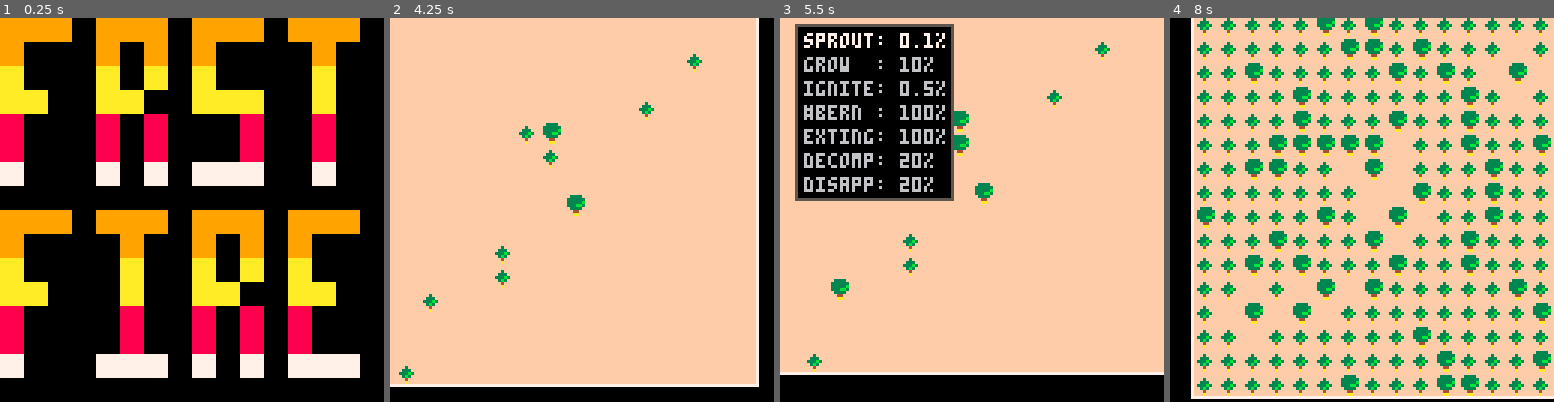
Above: before the commit, frames 1-4 (left to right).
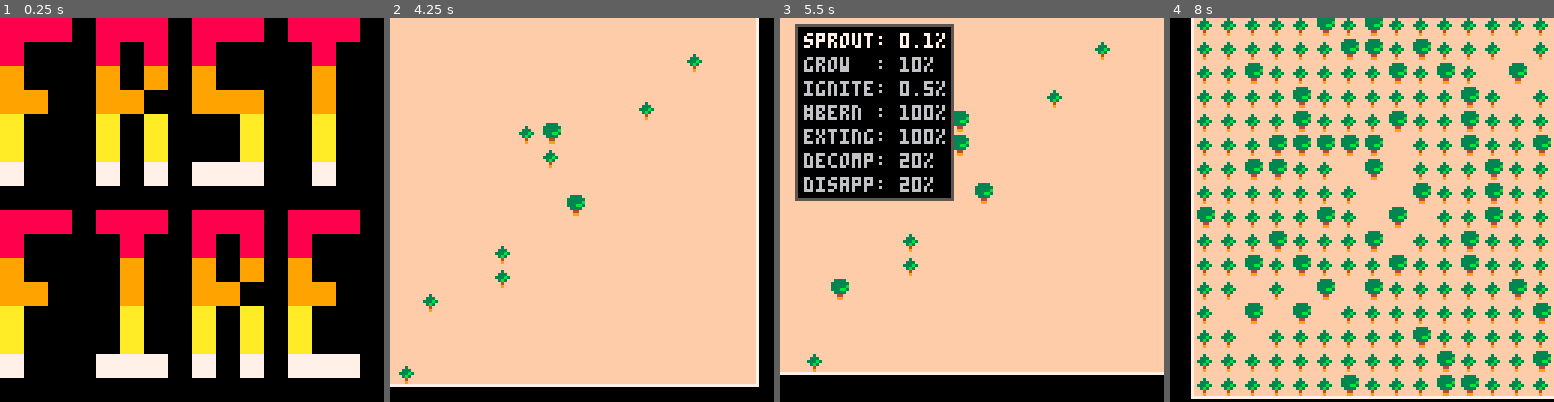
Above: after the commit, the same moments.

Repository: arnodick/castle
Game: PICO-8 cartridge forestfire.p8
The game is run twice, just before and just after one commit, with the same random seed, the same clock (stepped at 60 frames per second) and the same inputs.
Inputs:
- Up to frame 1 (0.25 s): no input
- Up to frame 2 (4.25 s): tap O (Z key) at 0.33, 0.7, 1.43, 2.22, 3.1, 3.98 s; tap X (X key) at 1.07, 2.07, 2.4, 2.73, 3.07, 3.4, 3.73, 4.07 s; hold Left 1.97-2.37 s; hold Down 2.42-2.82 s; hold Right 2.87-3.53 s; hold Up 3.58-4.08 s; hold Right from 4.13 s (still down)
- Up to frame 3 (5.5 s): tap X (X key) every 0.33 s from 4.4 to 5.4 s; release Right at 4.53 s; hold Down 4.58-5.08 s; tap O (Z key) at 4.87 s; hold Left from 5.13 s (still down)
- Up to frame 4 (8 s): tap X (X key) every 0.33 s from 5.73 to 7.73 s; tap O (Z key) at 5.75, 6.63, 7.52 s; release Left at 5.8 s; hold Up 5.85-6.18 s; hold Left 6.23-6.63 s; hold Down 6.68-7.08 s; hold Right 7.13-7.8 s; hold Up from 7.85 s (still down)

The runs differ from the first frame. In frame 1, 31% of the frame differs, in the area x 0-94%, y 0-88%; in frame 2, less than 0.1%; in frame 3, less than 0.1%; in frame 4, 1.7%.

Commit message:
ENOUGH for tonight

Diff:
--- a/forestfire.p8
+++ b/forestfire.p8
@@ -101,7 +101,7 @@
 		if d==2 then dire[1]= 1 end
 		if d==4 then dire[2]=-1 end
 		if d==8 then dire[2]= 1 end
-	elseif al==2 or al==3 or al==5 then
+	elseif al==2 or al==3 or al==5 or al==6 then
 		if d==1 then dire[1]= 1 end
 		if d==2 then dire[1]= 1 dire[2]= 1 end
 		if d==3 then dire[1]= 0 dire[2]= 1 end
@@ -114,9 +114,9 @@
 	return dire
 end
 
-function drawtitle()
-	for a=1,#tpal do
-		pal(tpal[a],tpal[(flr(timer/14)+a)%#tpal+1])
+function drawtitle(pa)
+	for a=1,#pa do
+		pal(pa[a],pa[(flr(timer/14)+a)%#pa+1])
 	end
 	spr(128,0,0,8,8)
 
@@ -132,11 +132,11 @@
 			dire=direction(2^a,alg)
 		elseif alg==2 or alg==5 then
 			dire=direction(a+1,alg)
-		elseif alg==3 then
-			dire=direction(a*2,alg)
+		elseif alg==3 or alg==6 then
+			dire=direction((a+1)*2,alg)
 		end
 		if mget(x+dire[1],y+dire[2])==ch then
-			if alg==4 or alg==5 then
+			if alg==4 or alg==5 or alg==6 then
 				adj+=1
 			else
 				return 1
@@ -182,6 +182,7 @@
 function state_i(s)
 	timer=0
 	cam[1]=0 cam[2]=0
+	pal()
 
 	algos={}
 	levels={}
@@ -192,6 +193,7 @@
 	algos[3]=4
 	algos[4]=4
 	algos[5]=8
+	algos[6]=4
 
 	for a=1,4 do
 		levels[a]={}
@@ -207,7 +209,7 @@
 	palette[1][1]={3,11}
 	palette[1][2]={9,10}
 	palette[2][1]={3,11}
-	palette[2][2]={6,3}
+	palette[2][2]={3,6}
 	palette[3][1]={7,8}
 	palette[3][2]={3,11}
 	palette[4][1]={3,5}
@@ -223,7 +225,7 @@
 	end
 	--general settings
 	settings[0][0]={"timer  :",21,  0,60  ,1 ,""}
-	settings[0][1]={"algrthm:",1   ,1,5   ,1 ,""}
+	settings[0][1]={"algrthm:",1   ,1,6   ,1 ,""}
 	settings[0][2]={"alg grw:",20  ,0,1000,10,"%"}--algo grow
 	settings[0][3]={"alg brn:",1000,0,1000,10,"%"}--algo burn
 	settings[0][4]={"sprites:",1   ,1,4   ,1 ,""}
@@ -267,7 +269,11 @@
 	cls()
 	camera(cam[1],cam[2])
 	if s==1 then
-		drawtitle()
+		if timer<226 then
+			drawtitle({})
+		else
+			drawtitle(tpal)
+		end
 	end
 	if s==2 then
 		for a=1,2 do
Not shown, changed: 63 lines of the sprite sheet (__gfx__) section of forestfire.p8
